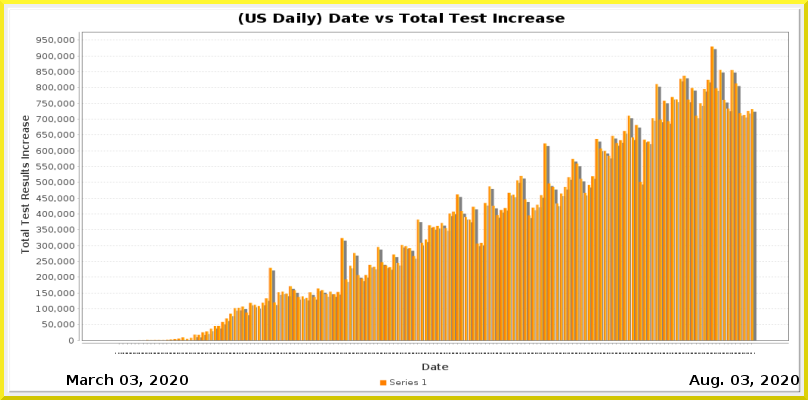
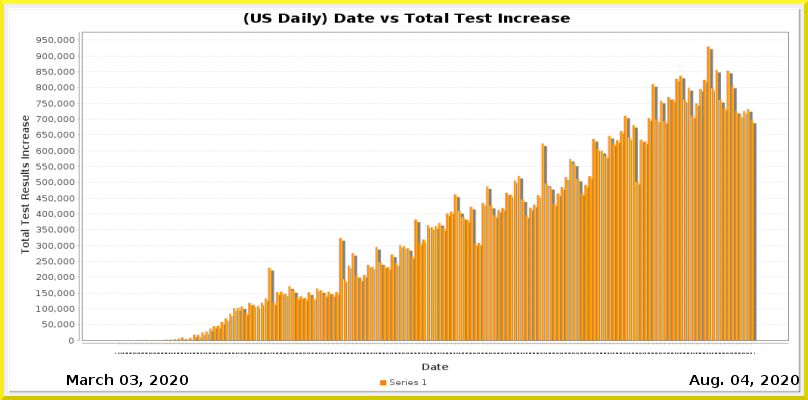
Before/after of a 808px x 400px layered artwork. What changed in the layer stack:
painted on "Current Date" over (x1=741, y1=375, x2=749, y2=385)
painted on "Date_vs_TestIncrease.png" over (x1=126, y1=12, x2=757, y2=354)
